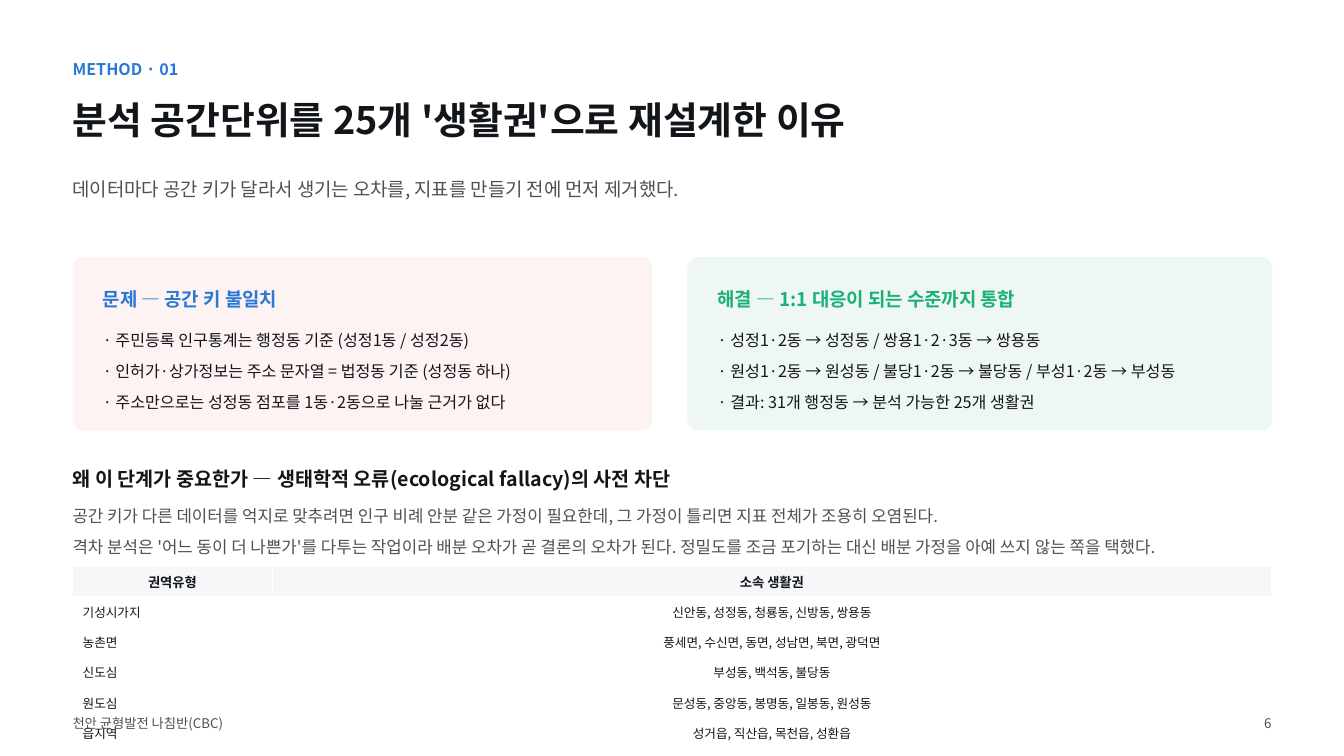
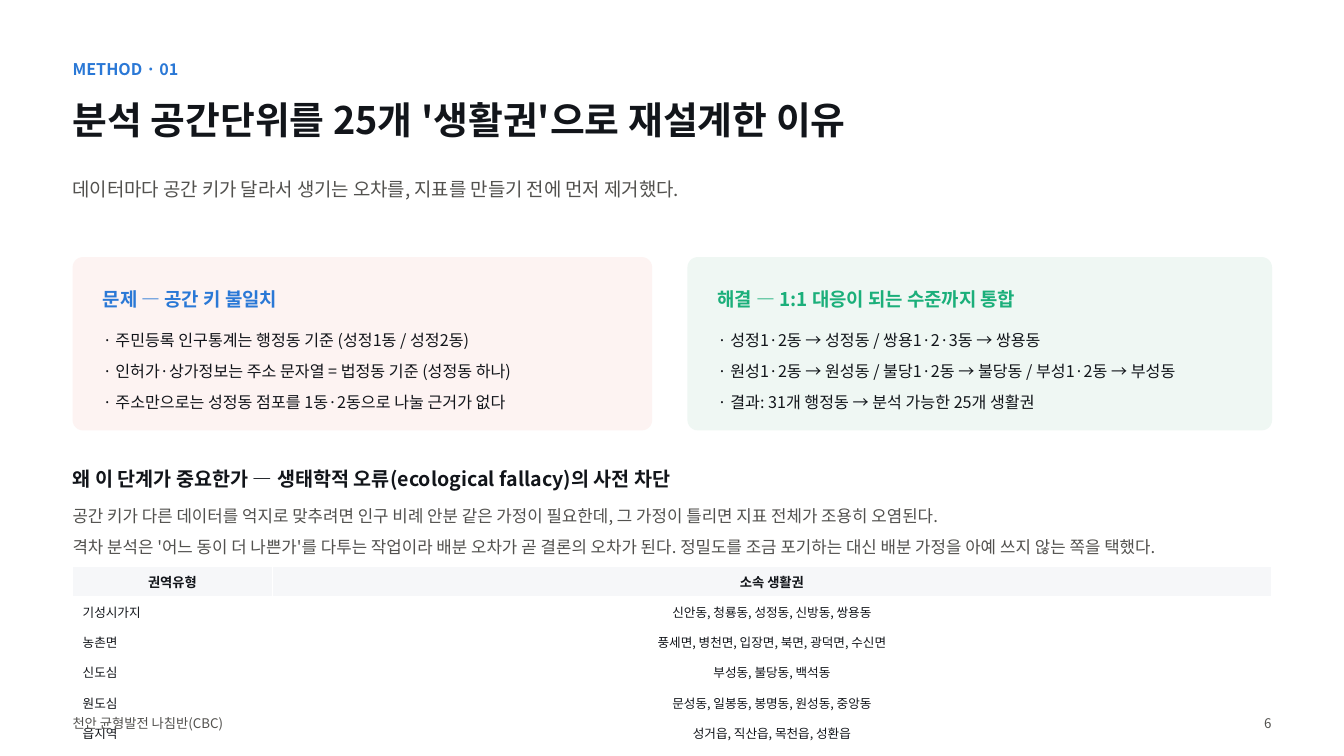
Before and after one commit to BioCode67/2026-AI-, a slide deck: slide 7 of deliverables/기획서_천안균형발전나침반_CBC.pptx. Drawn at 1344x756 pixels with LibreOffice and Linux fonts; fonts in the diff are those of the drawing. Boxes give left, top, right and bottom in pixels: in the first picture for what was removed or moved away, otherwise in the second. Text is boxed around its words. In the diff, an @@ line names an element or a change of style, - is before the commit and + after.

```diff
--- a/deliverables/기획서_천안균형발전나침반_CBC.pptx
+++ b/deliverables/기획서_천안균형발전나침반_CBC.pptx
@@ table at box(73, 567, 1271, 748) @@
-row 2, column 2: 신안동, 성정동, 청룡동, 신방동, 쌍용동
+row 2, column 2: 신안동, 청룡동, 성정동, 신방동, 쌍용동
-row 3, column 2: 풍세면, 수신면, 동면, 성남면, 북면, 광덕면
+row 3, column 2: 풍세면, 병천면, 입장면, 북면, 광덕면, 수신면
-row 4, column 2: 부성동, 백석동, 불당동
+row 4, column 2: 부성동, 불당동, 백석동
-row 5, column 2: 문성동, 중앙동, 봉명동, 일봉동, 원성동
+row 5, column 2: 문성동, 일봉동, 봉명동, 원성동, 중앙동
```
Also in this commit, not shown: 15 other slides changed, 1 slide added, 2 slides removed, 18 other files.
